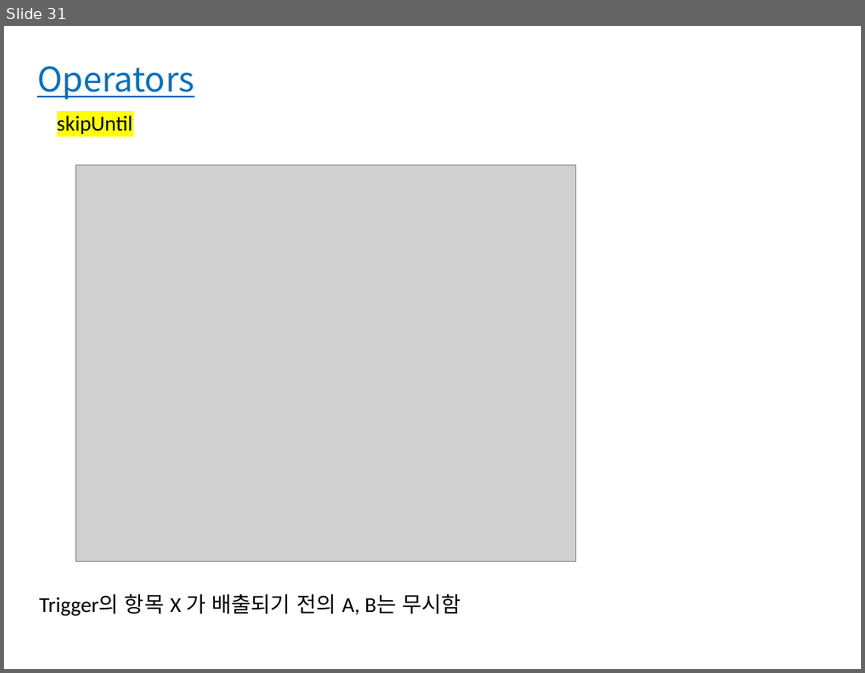
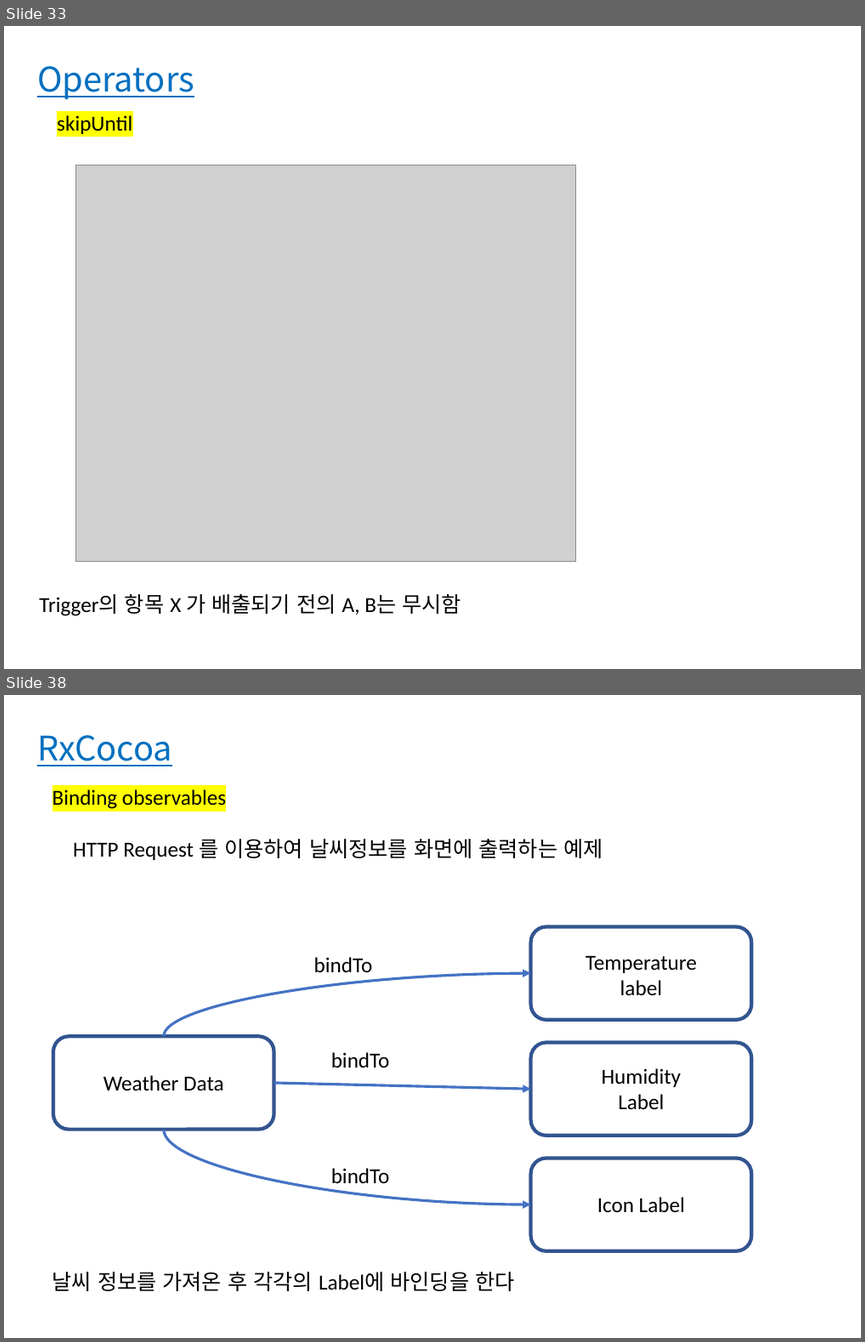
Before and after one commit to bbangbin97/RxSwift_Project, a slide deck: RxSwift.pptx. Shown one above the other, each under a label of ours: slide 31 before the commit, slides 33 and 38 after it; the slides between them are not shown. The pictures are 865x673 and 865x1342 pixels, drawn with LibreOffice and Linux fonts; fonts in the diff are those of the drawing; grey boxes stand for pictures. Boxes give left, top, right and bottom in pixels: in the first picture for what was removed or moved away, otherwise in the second. Text is boxed around its words. In the diff, an @@ line names an element or a change of style, - is before the commit and + after.

```diff
--- a/RxSwift.pptx
+++ b/RxSwift.pptx
@@ slide 38 added at box(4, 695, 861, 1338), background #FFFFFF @@
@@ text added at box(37, 735, 172, 766), 28.5 pt, text #0070C0, underline @@
+RxCocoa
@@ text added at box(52, 789, 226, 809), 18 pt, text #000000 @@
+Binding observables
@@ text added at box(73, 839, 602, 860), 18 pt, text #000000 @@
+HTTP Request 를 이용하여 날씨정보를 화면에 출력하는 예제
@@ rounded rectangle added at box(531, 926, 752, 1019), outline #325491 3 pt @@
@@ curved arrow added from (163, 1036) to (531, 974), #4472C4 2.25 pt @@
@@ text added at box(314, 957, 373, 972), 18 pt, text #000000 @@
+bindTo
@@ text added at box(585, 955, 697, 995), 18 pt, text #000000 @@
+Temperature
+label
@@ rounded rectangle added at box(53, 1036, 275, 1129), outline #325491 3 pt @@
@@ rounded rectangle added at box(531, 1042, 752, 1134), outline #325491 3 pt @@
@@ text added at box(103, 1075, 224, 1090), 18 pt, text #000000 @@
+Weather Data
@@ text added at box(331, 1052, 390, 1067), 18 pt, text #000000 @@
+bindTo
@@ text added at box(602, 1068, 681, 1109), 18 pt, text #000000 @@
+Humidity
+Label
@@ arrow added from (274, 1083) to (531, 1089), #4472C4 2.25 pt @@
@@ curved arrow added from (163, 1129) to (531, 1204), #4472C4 2.25 pt @@
@@ text added at box(331, 1168, 390, 1183), 18 pt, text #000000 @@
+bindTo
@@ rounded rectangle added at box(531, 1157, 752, 1250), outline #325491 3 pt @@
@@ text added at box(597, 1197, 685, 1212), 18 pt, text #000000 @@
+Icon Label
@@ text added at box(52, 1271, 514, 1291), 18 pt, text #000000 @@
+날씨 정보를 가져온 후 각각의 Label에 바인딩을 한다
@@ what was slide 31 is now slide 33 @@
```
Also in this commit, not shown: 1 slide changed, 12 other slides added.
